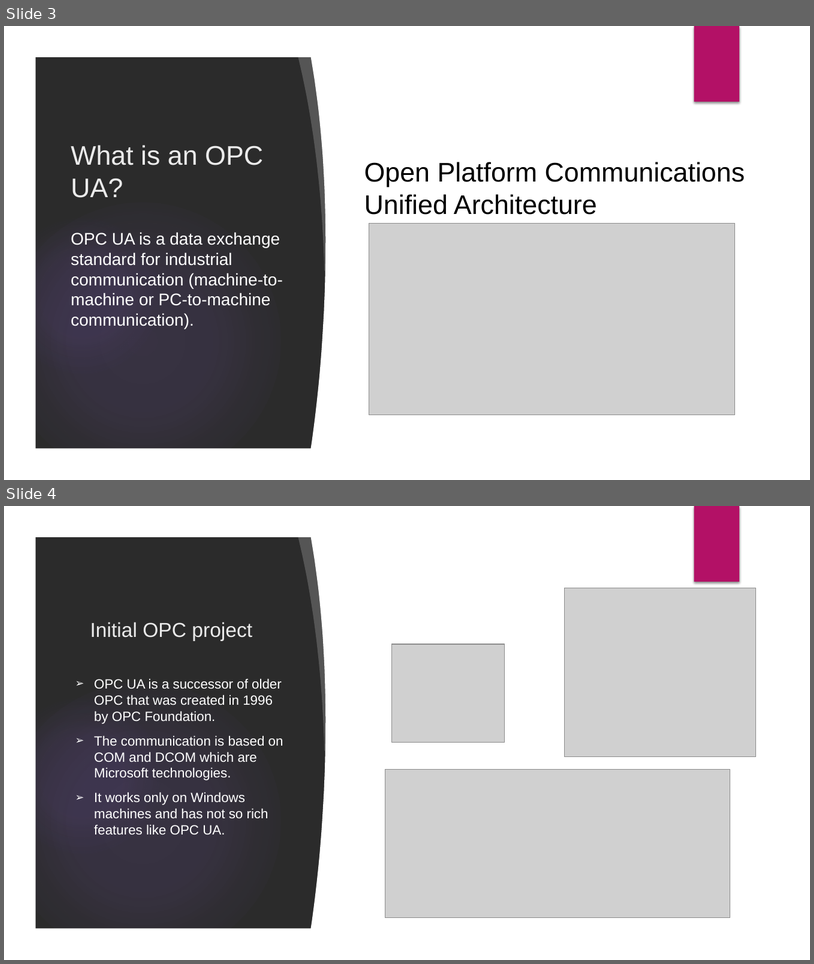
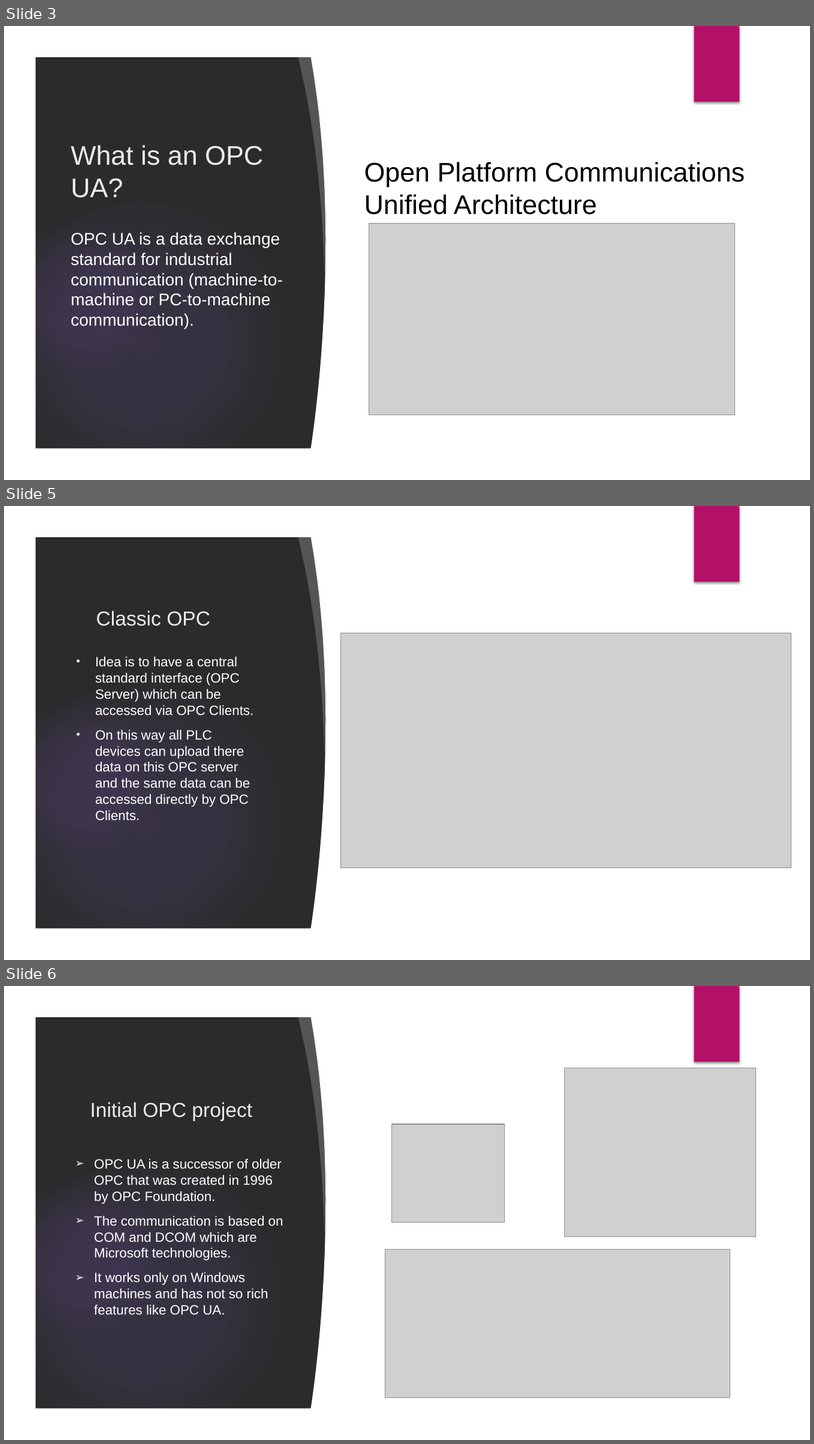
Before and after one commit to velizar92/TSK_Presentations, a slide deck: OPC UA and Industry 4.0.pptx. Shown one above the other, each under a label of ours: slides 3 and 4 before the commit, slides 3, 5 and 6 after it; the slides between them are not shown. The pictures are 814x964 and 814x1444 pixels, drawn with LibreOffice and Linux fonts; fonts in the diff are those of the drawing; grey boxes stand for pictures; background and template pictures are left out; a plain dark background stands for a picture behind light text. Boxes give left, top, right and bottom in pixels: in the first picture for what was removed or moved away, otherwise in the second. Text is boxed around its words. In the diff, an @@ line names an element or a change of style, - is before the commit and + after.

Commit message:
Add two more slides

```diff
--- a/OPC UA and Industry 4.0.pptx
+++ b/OPC UA and Industry 4.0.pptx
@@ slide 5 added at box(4, 506, 810, 960), background picture (left out); not listed: 9 template elements that a slide beside it also shows @@
@@ title added at box(96, 610, 210, 626), 24 pt, text #EBEBEB @@
+Classic OPC
@@ picture added at box(341, 633, 792, 868) @@
@@ text added at box(95, 656, 254, 820), 16 pt, text #FFFFFF @@
+• Idea is to have a central standard interface (OPC Server) which can be accessed via OPC Clients.
+• On this way all PLC devices can upload there data on this OPC server and the same data can be accessed directly by OPC Clients.
@@ what was slide 4 is now slide 6 @@
```
Also in this commit, not shown: 1 other slide added.
